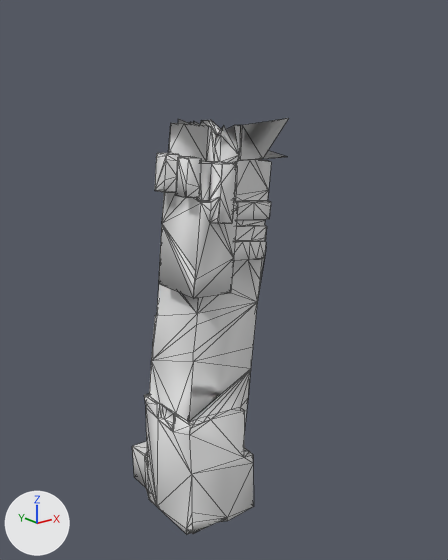
What one commit did to the OBJ model src/main/resources/assets/kn8/meshes/kikoru/leg_left.obj.
One viewpoint serves both versions: a 50 mm camera at (-0.79, -0.917, 0.827) aimed at (-0.065, -0.01, 0.464). Arrows for +X, +Y and +Z are at lower left; the lights stay in place. The older version comes first. Mesh edges are drawn as thin lines. Where no turn or scale is listed for an object, it has been applied to the vertices. Vertices at exactly the same position are counted once.

Objects in the first picture: 'leg_left'.
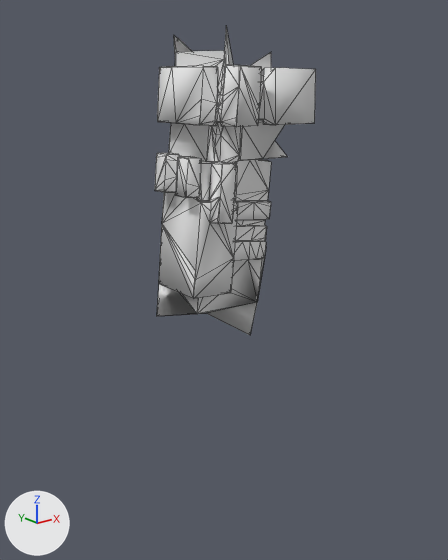
Boxes (x1, y1, x2, y2) around the edits, measured in the pictures (448 x 560 px):
'leg_left', reshaped (26% shorter): before (132, 118, 289, 534); after (155, 26, 316, 335)
part 1 of me_leg_left, cut back: before (132, 302, 257, 534); after (169, 302, 257, 335)
part 2 of me_leg_left, built on: before (178, 119, 286, 159); after (157, 26, 316, 159)

The change, as a diff of the scene's bpy script:
```diff
--- a/src/main/resources/assets/kn8/meshes/kikoru/leg_left.obj.py
+++ b/src/main/resources/assets/kn8/meshes/kikoru/leg_left.obj.py
@@ me_leg_left @@
 # used by ob_leg_left; location = (0.0, 0.0, 0.0)
-me_leg_left.from_pydata(...)  # 578 vertices, 1144 faces; spans x -0.222..0.041, y -0.123..0.132, z 0.0..0.771
+me_leg_left.from_pydata(...)  # 560 vertices, 1106 faces; spans x -0.212..0.057, y -0.128..0.099, z 0.361..0.919
+# me_leg_left part 1: 210 vertices removed from x -0.222..-0.039, y -0.112..0.132, z 0.0..0.42; 1 vertex added at x -0.109, y -0.011, z 0.406
+# me_leg_left part 2: 1 vertex removed from x -0.076, y -0.005, z 0.743; 176 vertices added at x -0.168..0.054, y -0.128..0.099, z 0.7..0.919
+# other edits to the shape of me_leg_left do not show in these pictures
```
